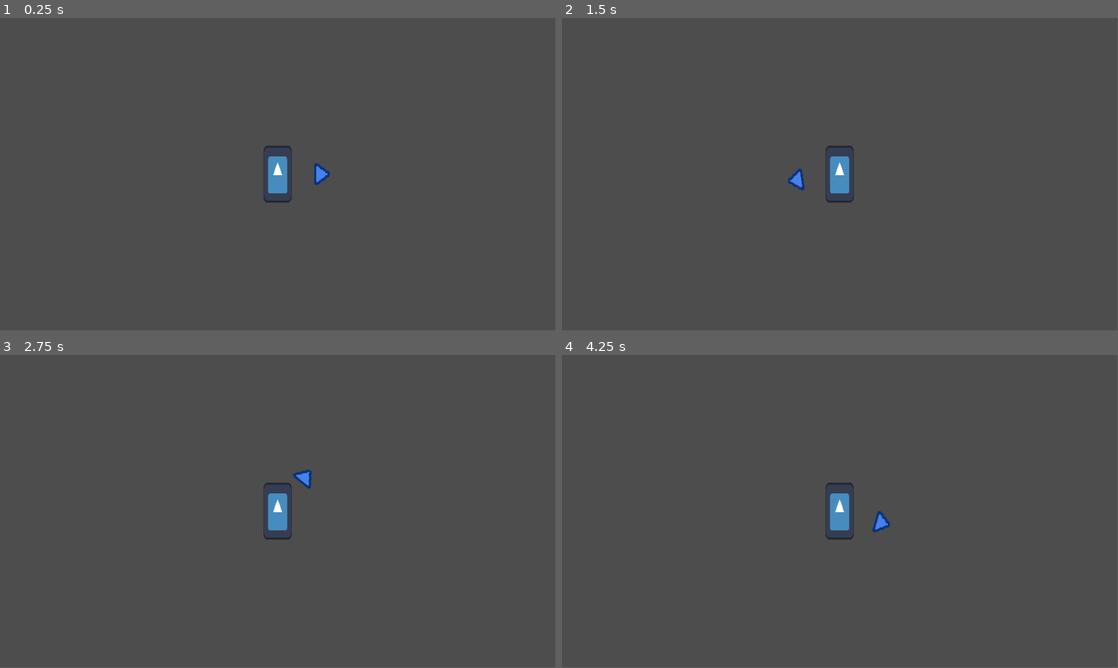
Above: before the commit, frames 1-4 (two rows, left to right).
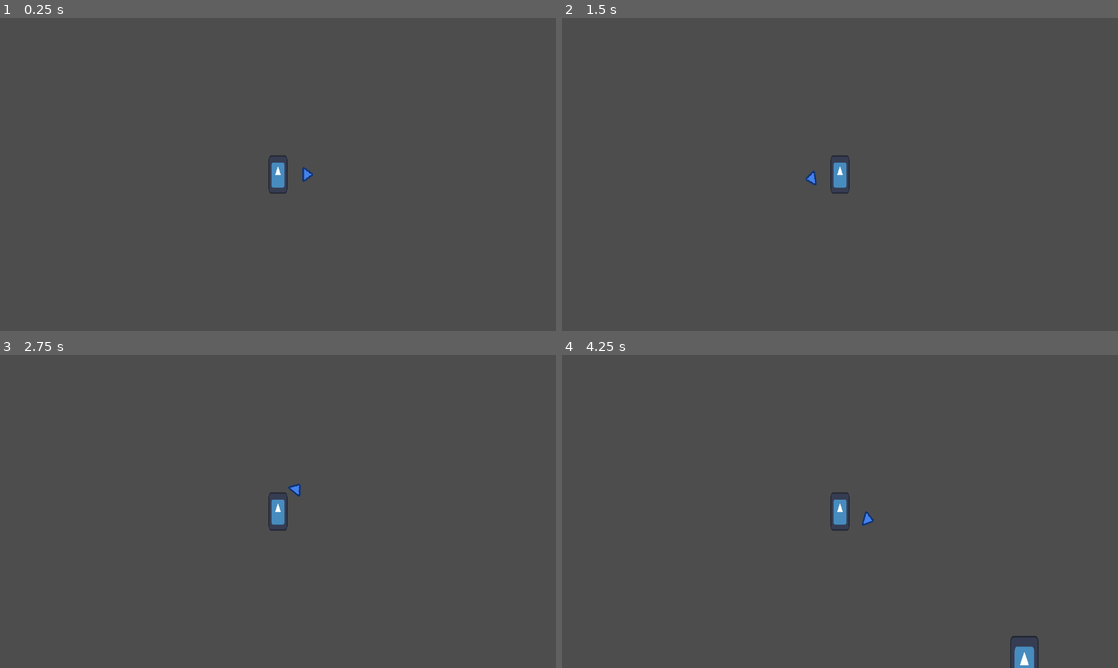
Above: after the commit, the same moments.

Repository: freddder/GMTK_Jam_2024
Game: Godot game, scene res://scenes/main_level.tscn
The game is run twice, just before and just after one commit, with the same random seed, the same clock (stepped at 60 frames per second) and the same inputs. The engine's default icon, where the game draws it, is replaced by a stand-in: a white triangle on a blue panel in a dark square.
Inputs (mouse positions are in pixels of both pictures, inside the frame that each line leads up to):
- Up to frame 1 (0.25 s): no input
- Up to frame 2 (1.5 s): tap Enter at 0.5 s; move the mouse to (962, 158) at 0.52 s; hold D (move_right) 0.53-1.28 s; tap Space (heavy_attack) at 0.6, 1.25 s; move the mouse to (728, 190) at 1.27 s; hold S (move_down) from 1.28 s (still down); click (728, 190) at 1.35 s
- Up to frame 3 (2.75 s): tap Enter at 2 s; move the mouse to (333, 442) at 2.02 s; release S (move_down) at 2.03 s; hold D (move_right) from 2.03 s (still down); right-click (333, 442) at 2.1 s
- Up to frame 4 (4.25 s): tap Space (heavy_attack) at 2.75, 2.85 s; move the mouse to (812, 574) at 2.77 s; release D (move_right) at 2.78 s; hold W (move_up) 2.78-3.53 s; tap Enter at 3.5 s; move the mouse to (1006, 558) at 3.52 s; hold A (move_left) from 3.53 s (still down); click (1006, 558) at 3.6 s
In our replay, the window is 799x449 before the commit and 800x450 after it. These sizes can differ from the game's own. Grey fills any space a smaller window leaves; there, only what the larger window draws over its background counts as a difference.

The runs differ from the first frame. In frame 1, 0.6% of the frame differs, in the area x 47-60%, y 40-59%; in frame 2, 0.6%; in frame 3, 0.6%; in frame 4, 0.9%, in the area x 47-86%, y 40-100%.

Commit message:
dynamic camera zoom on window size

Diff:
--- a/project.godot
+++ b/project.godot
@@ -20,6 +20,11 @@
 EnemySpawnManager="*res://scenes/enemy_spawn_manager.tscn"
 Arena="*res://scripts/arena.gd"
 Events="*res://scripts/events.gd"
+
+[display]
+
+window/size/viewport_width=1280
+window/size/viewport_height=720
 
 [editor]
 
--- a/scripts/player.gd
+++ b/scripts/player.gd
@@ -34,7 +34,7 @@
 @export var default_ground_pound_radius: float = 100.0
 @export var default_ground_pound_damage: float = 60.0
 @export var default_ground_pound_knockback_strength: float = 40.0
-@export var default_camera_zoom: Vector2 = Vector2(2.3, 2.3)
+@export var default_camera_zoom: Vector2 = Vector2(1.7, 1.7)
 
 @export_category("Charge")
 @export var charge_speed: float = 1.0
@@ -50,6 +50,9 @@
 var attack_area_arc_segments: float = 0
 
 func _ready() -> void:
+	var zoom: float = default_camera_zoom.x * (get_viewport_rect().size.x / 1280)
+	default_camera_zoom = Vector2(zoom, zoom)
+
 	set_camera_zoom(default_camera_zoom, 0.0)
 	clear_attack_data()
 
@@ -184,7 +187,6 @@
 	attack_zone_data.radius = default_swing_radius * radius_multiplier
 
 	return attack_zone_data
-
 
 func handle_attack_zone() -> void:
 	match charging_attack_type:
